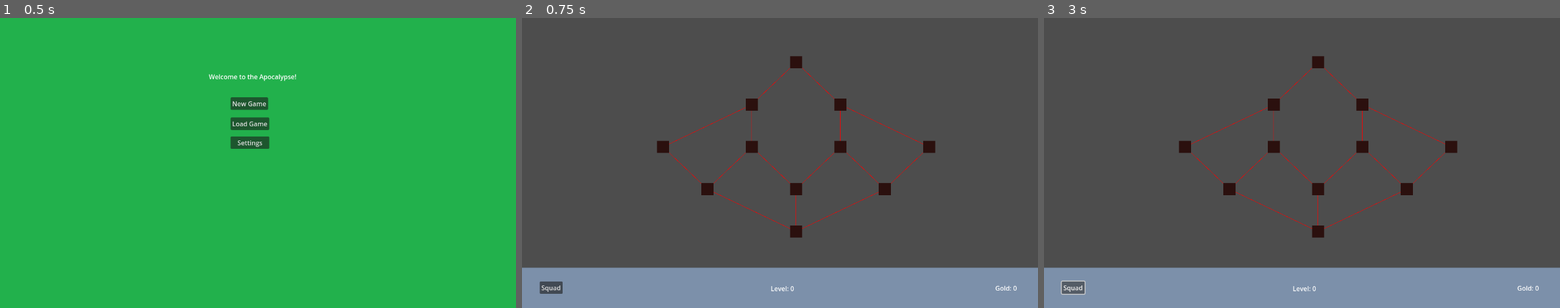
Above: before the commit, frames 1-3 (left to right).
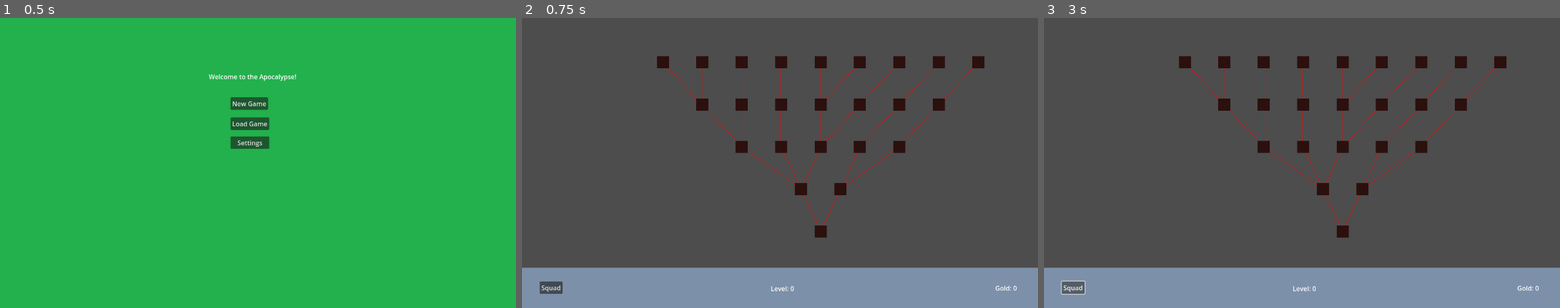
Above: after the commit, the same moments.

Repository: deejai/apocalypse_jam
Game: Godot game, scene res://Main/Views/MainMenu/MainMenuView.tscn
Same seed, same stepped clock (60 frames per second), same inputs: the game is played once before the commit and once after it.
Inputs:
- Up to frame 1 (0.5 s): no input
- Up to frame 2 (0.75 s): click "New Game" at 0.5 s
- Up to frame 3 (3 s): click "Do Something" at 1.25 s; click "New Game" at 2 s; click "Squad" at 2.75 s

Frame 1 is identical in both runs. In frame 2, 4.0% of the frame differs, in the area x 26-90%, y 13-76%; in frame 3, 4.0%.

Commit message:
pathing algorithm updated

Diff:
--- a/Main/Classes/Floor.gd
+++ b/Main/Classes/Floor.gd
@@ -10,43 +10,33 @@
 	start = FloorNode.new(0)
 	current = start
 
-	var node_1_1 = FloorNode.new(0)
-	var node_1_2 = FloorNode.new(0)
-	var node_1_3 = FloorNode.new(0)
+	var node_layers = [1,2,5,7,9]
+	var prev_nodes = [start]
+	for i in range(1, len(node_layers)):
+		var new_nodes = []
+		for j in range(node_layers[i]):
+			var new_node = FloorNode.new(0)
+			new_nodes.append(new_node)
+			# connect the appropriate previous nodes to the current node
+			new_node.prev = []
+			var prev_nodes_per_node = 1.0 * node_layers[i-1]/node_layers[i]
+			print("per node: ", prev_nodes_per_node)
+			var relative_index = j * node_layers[i-1] / node_layers[i]
+			print("j, relative index: ", j, ", ", relative_index)
+			var span = range(ceili(relative_index-prev_nodes_per_node/2), floori(relative_index+prev_nodes_per_node/2) + 1)
+			var prev_k = node_layers[i]
+			for k in span:
+				if(k == prev_k):
+					continue
+				if k <= 0:
+					k = 0
+				if k >= len(prev_nodes):
+					k = len(prev_nodes) - 1
+				print("Connect ", i-1, "[", k, "] to ", i, "[", j, "]")
+				FloorNode.link(prev_nodes[k], new_node)
+				prev_k = k
 
-	var node_2_1 = FloorNode.new(0)
-	var node_2_2 = FloorNode.new(0)
-	var node_2_3 = FloorNode.new(0)
-	var node_2_4 = FloorNode.new(0)
-
-	var node_3_1 = FloorNode.new(0)
-	var node_3_2 = FloorNode.new(0)
-
-	end = FloorNode.new(0)
-
-	# First layer
-	FloorNode.link(start, node_1_1)
-	FloorNode.link(start, node_1_2)
-	FloorNode.link(start, node_1_3)
-
-	# Second Layer
-	FloorNode.link(node_1_1, node_2_1)
-	FloorNode.link(node_1_1, node_2_2)
-	FloorNode.link(node_1_2, node_2_2)
-	FloorNode.link(node_1_2, node_2_3)
-	FloorNode.link(node_1_3, node_2_3)
-	FloorNode.link(node_1_3, node_2_4)
-
-	# Third Layer
-	FloorNode.link(node_2_1, node_3_1)
-	FloorNode.link(node_2_2, node_3_1)
-	FloorNode.link(node_2_3, node_3_2)
-	FloorNode.link(node_2_4, node_3_2)
-
-	# Boss Layer
-	FloorNode.link(node_3_1, end)
-	FloorNode.link(node_3_2, end)
-
+		prev_nodes = new_nodes
 
 func get_depth():
 	return _get_depth_rec(start)
--- a/Main/Classes/FloorNode.gd
+++ b/Main/Classes/FloorNode.gd
@@ -16,7 +16,7 @@
 	if(next != null):
 		self.next = next
 
-	print("Created FloorNode")
+#	print("Created FloorNode")
 
 
 static func link(prev_node, next_node):
